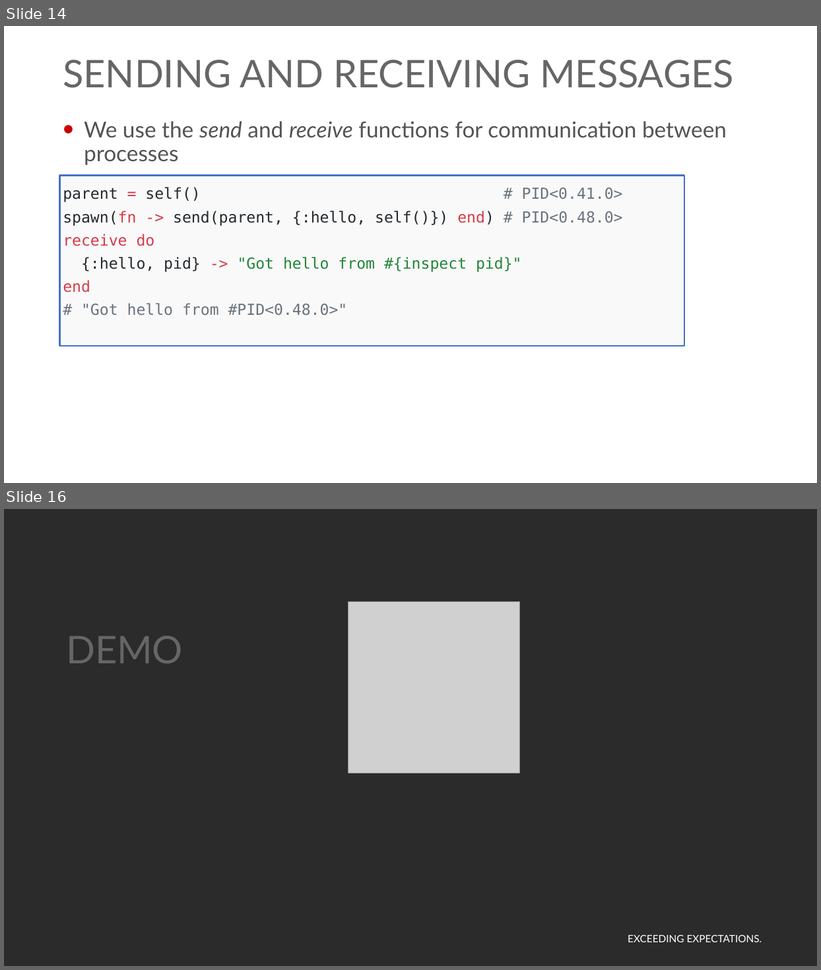
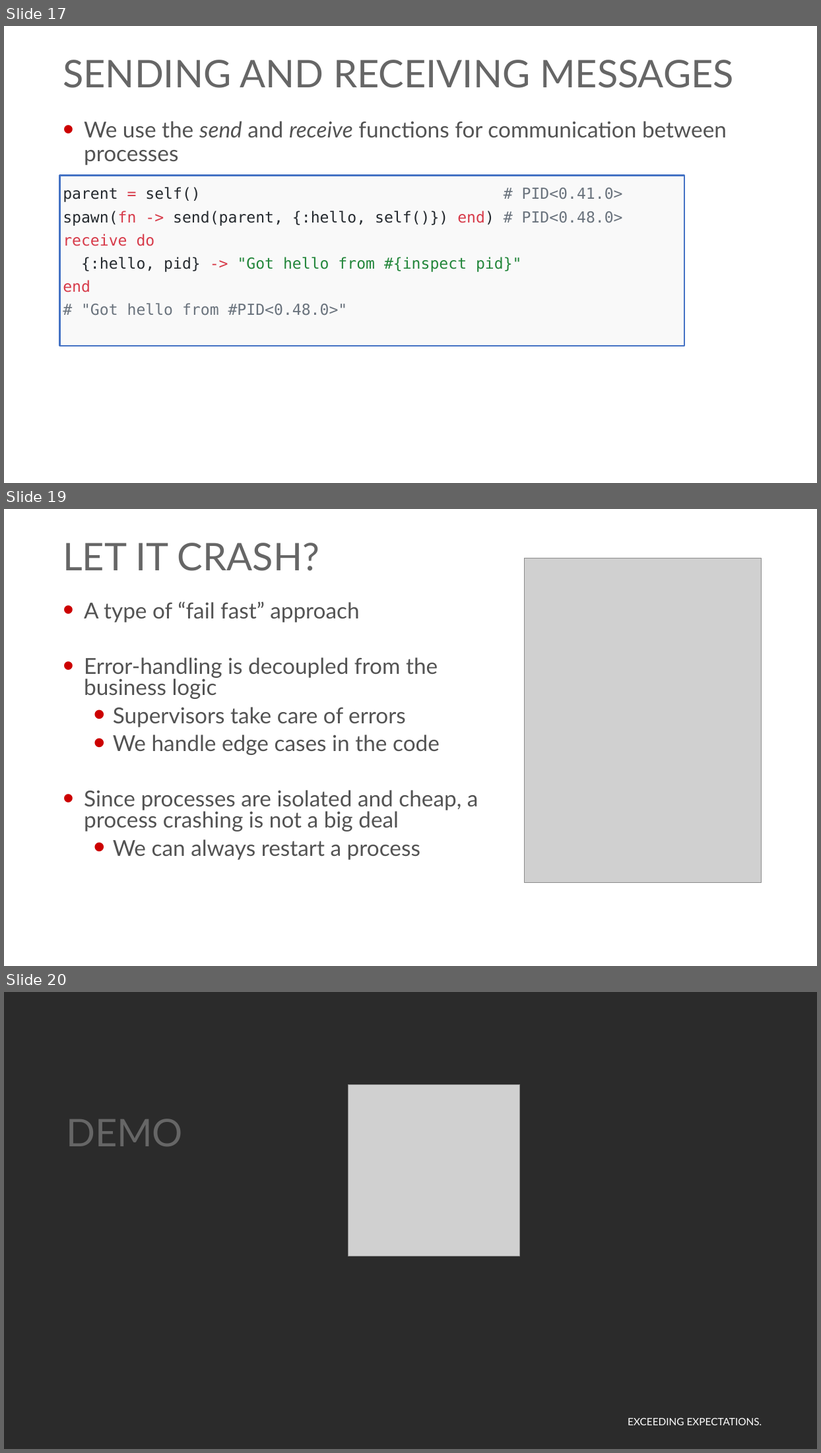
Before and after one commit to georgiyolovski/elixir-workshop, a slide deck: day2/Elixir - Day 2.pptx. Shown one above the other, each under a label of ours: slides 14 and 16 before the commit, slides 17, 19 and 20 after it; the slides between them are not shown. The pictures are 821x970 and 821x1453 pixels, drawn with LibreOffice and Linux fonts; fonts in the diff are those of the drawing; grey boxes stand for pictures; background and template pictures are left out; a plain dark background stands for a picture behind light text. Boxes give left, top, right and bottom in pixels: in the first picture for what was removed or moved away, otherwise in the second. Text is boxed around its words. In the diff, an @@ line names an element or a change of style, - is before the commit and + after.

```diff
--- a/day2/Elixir - Day 2.pptx
+++ b/day2/Elixir - Day 2.pptx
@@ slide 19 added at [4, 509, 817, 966], background #FFFFFF; not listed: 1 template element that a slide beside it also shows @@
@@ title added at [63, 543, 319, 571], 45 pt, text #666666 @@
+LET IT CRASH?
@@ picture added at [524, 558, 762, 883] @@
@@ text added at [84, 601, 479, 860], 26 pt, text #535353 @@
+• A type of “fail fast” approach
+• Error-handling is decoupled from the business logic
+  • Supervisors take care of errors
+  • We handle edge cases in the code
+• Since processes are isolated and cheap, a process crashing is not a big deal
+  • We can always restart a process
@@ what was slide 14 is now slide 17 @@
@@ what was slide 16 is now slide 20 @@
```
Also in this commit, not shown: 5 slides changed, 5 other slides added, 1 slide removed, 2 other files.
